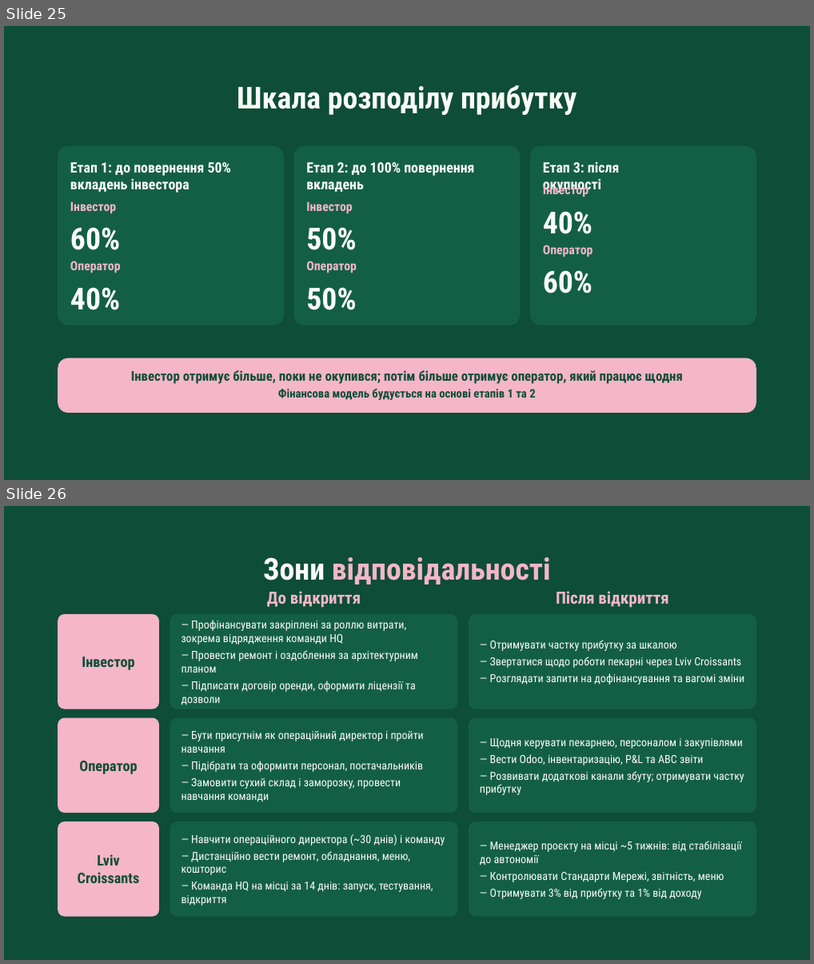
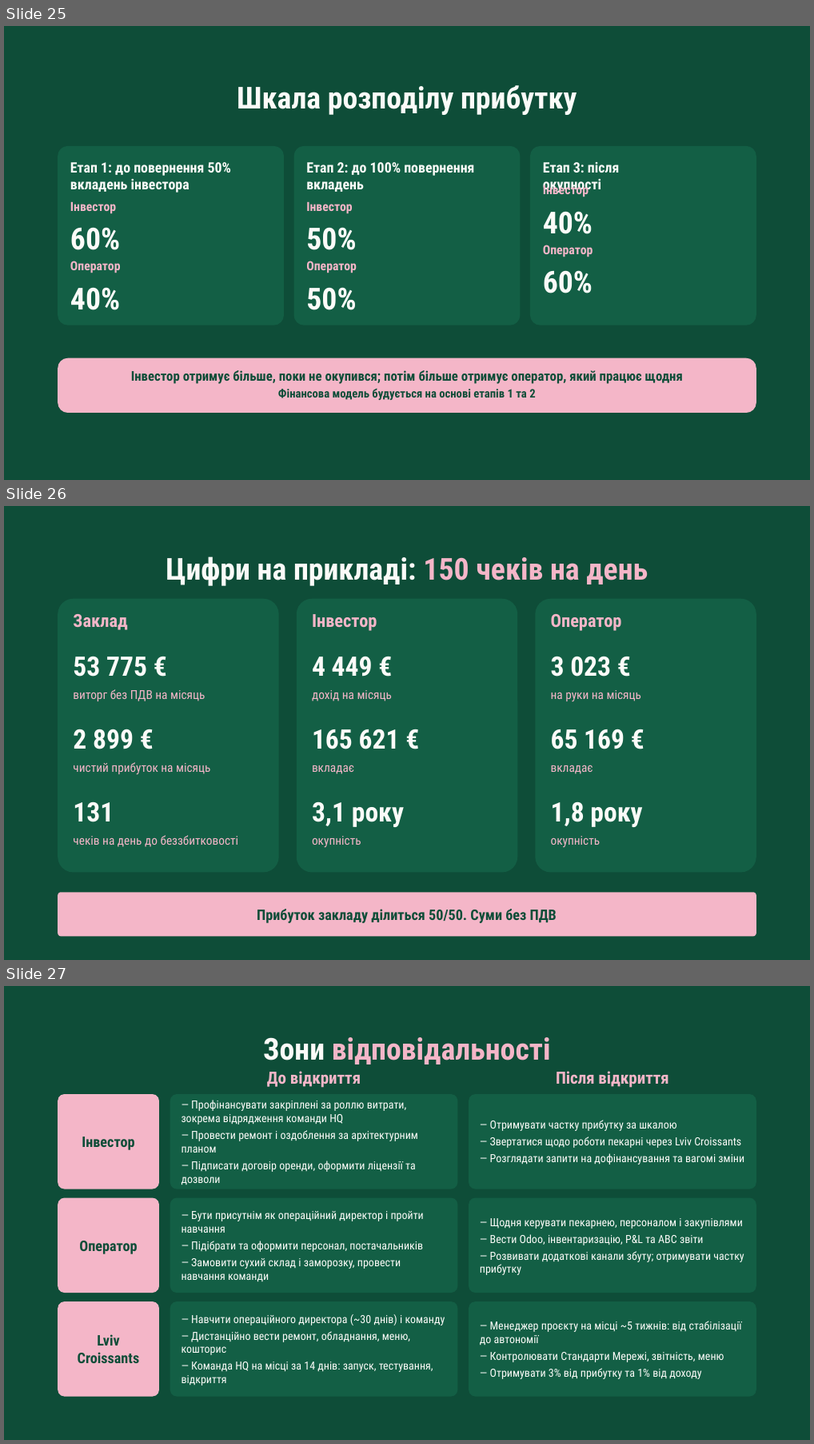
Before and after one commit to denfidiriv-cmyk/xcrypto, a slide deck: presentation_with_contract.pptx. Shown one above the other, each under a label of ours: slides 25 and 26 before the commit, slides 25, 26 and 27 after it. The pictures are 814x964 and 814x1444 pixels, drawn with LibreOffice and Linux fonts; fonts in the diff are those of the drawing. Boxes give left, top, right and bottom in pixels: in the first picture for what was removed or moved away, otherwise in the second. Text is boxed around its words. In the diff, an @@ line names an element or a change of style, - is before the commit and + after.

```diff
--- a/presentation_with_contract.pptx
+++ b/presentation_with_contract.pptx
@@ slide 26 added at <box>4,506,810,960</box>, background #0E4D38 @@
@@ text added at <box>166,556,648,586</box>, 54 pt, text #FBFBF8, bold @@
+Цифри на прикладі: 150 чеків на день
@@ rounded rectangle added at <box>58,599,279,872</box>, fill #135F45 @@
@@ rounded rectangle added at <box>297,599,518,872</box>, fill #135F45 @@
@@ rounded rectangle added at <box>535,599,757,872</box>, fill #135F45 @@
@@ text added at <box>73,614,127,630</box>, 32 pt, text #F4B6C8, bold @@
+Заклад
@@ text added at <box>312,614,378,631</box>, 32 pt, text #F4B6C8, bold @@
+Інвестор
@@ text added at <box>551,614,622,631</box>, 32 pt, text #F4B6C8, bold @@
+Оператор
@@ text added at <box>73,656,147,676</box>, 48 pt, text #FBFBF8, bold @@
+53 775 €
@@ text added at <box>312,656,373,676</box>, 48 pt, text #FBFBF8, bold @@
+4 449 €
@@ text added at <box>551,656,611,676</box>, 48 pt, text #FBFBF8, bold @@
+3 023 €
@@ text added at <box>73,689,205,701</box>, 22 pt, text #F4B6C8 @@
+виторг без ПДВ на місяць
@@ text added at <box>312,690,392,701</box>, 22 pt, text #F4B6C8 @@
+дохід на місяць
@@ text added at <box>551,690,642,702</box>, 22 pt, text #F4B6C8 @@
+на руки на місяць
@@ text added at <box>73,728,134,749</box>, 48 pt, text #FBFBF8, bold @@
+2 899 €
@@ text added at <box>312,728,400,749</box>, 48 pt, text #FBFBF8, bold @@
+165 621 €
@@ text added at <box>551,728,625,749</box>, 48 pt, text #FBFBF8, bold @@
+65 169 €
@@ text added at <box>73,762,210,775</box>, 22 pt, text #F4B6C8 @@
+чистий прибуток на місяць
@@ text added at <box>312,764,354,774</box>, 22 pt, text #F4B6C8 @@
+вкладає
@@ text added at <box>551,764,594,774</box>, 22 pt, text #F4B6C8 @@
+вкладає
@@ text added at <box>73,801,114,822</box>, 48 pt, text #FBFBF8, bold @@
+131
@@ text added at <box>312,801,404,827</box>, 48 pt, text #FBFBF8, bold @@
+3,1 року
@@ text added at <box>551,801,642,827</box>, 48 pt, text #FBFBF8, bold @@
+1,8 року
@@ text added at <box>73,835,239,847</box>, 22 pt, text #F4B6C8 @@
+чеків на день до беззбитковості
@@ text added at <box>312,836,362,848</box>, 22 pt, text #F4B6C8 @@
+окупність
@@ text added at <box>551,836,601,848</box>, 22 pt, text #F4B6C8 @@
+окупність
@@ rounded rectangle added at <box>58,892,756,936</box>, fill #F4B6C8 @@
@@ text added at <box>257,908,557,923</box>, 26 pt, text #0E4D38, bold @@
+Прибуток закладу ділиться 50/50. Суми без ПДВ
@@ what was slide 26 is now slide 27 @@
```
